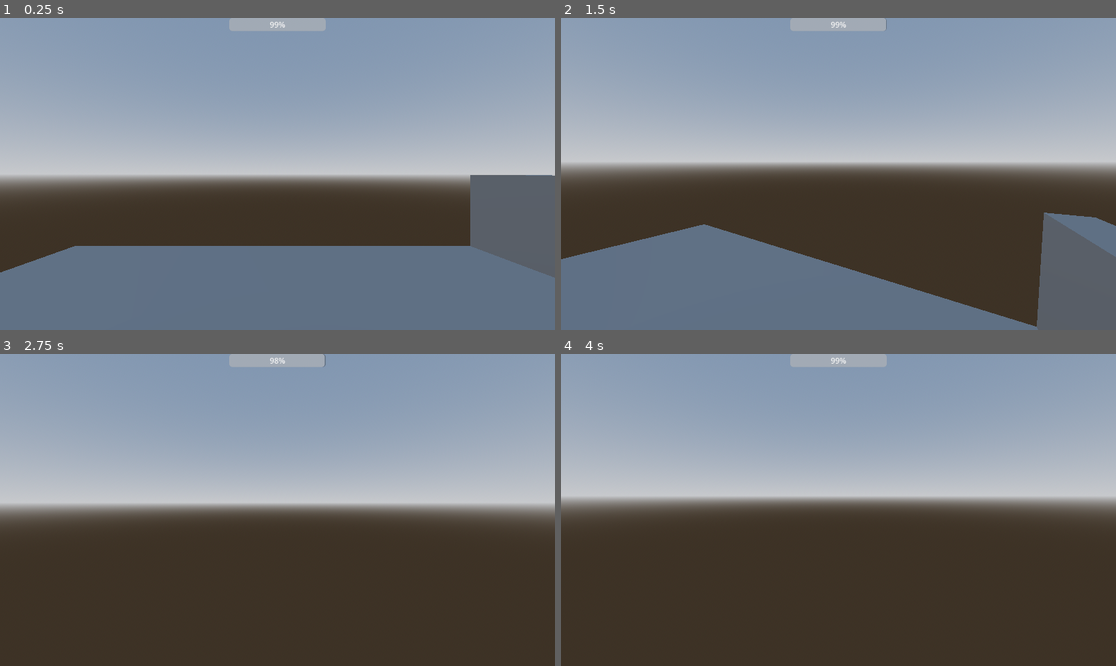
Above: before the commit, frames 1-4 (two rows, left to right).
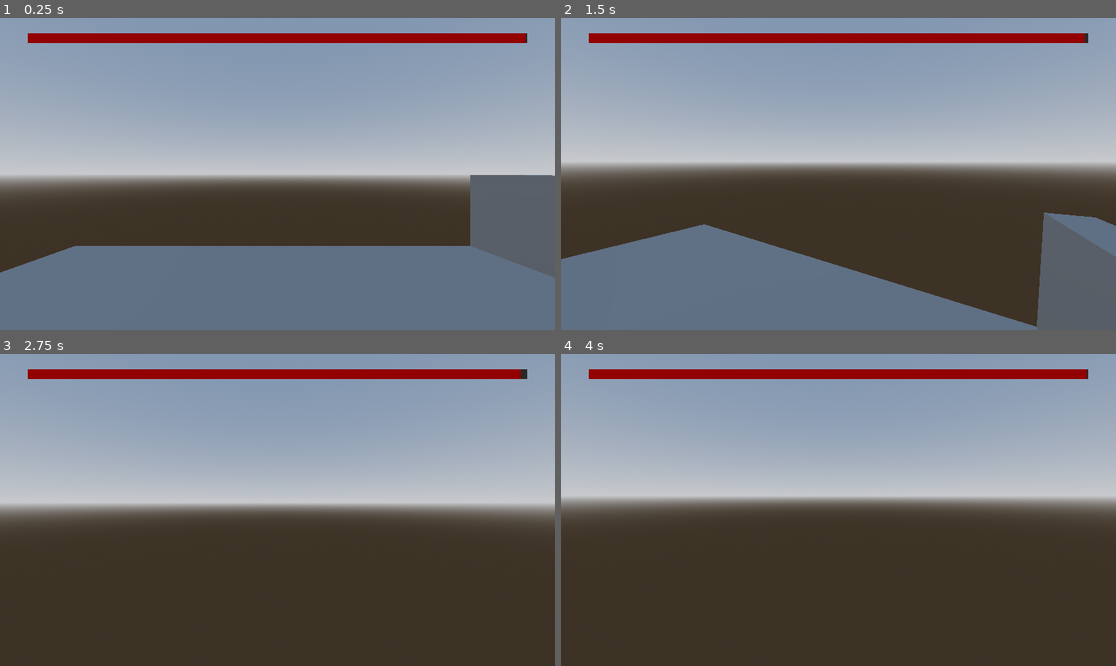
Above: after the commit, the same moments.

Repository: enigma999/Critical-Take-Over
Game: Godot game, scene res://scenes/game.tscn
Same seed, same stepped clock (60 frames per second), same inputs: the game is played once before the commit and once after it.
Inputs (mouse positions are in pixels of both pictures, inside the frame that each line leads up to):
- Up to frame 1 (0.25 s): no input
- Up to frame 2 (1.5 s): tap Enter (ui_accept) at 0.5 s; move the mouse to (960, 158) at 0.52 s; hold D (right) 0.53-1.28 s; click (960, 158) at 0.67 s; tap Space (jump) at 0.77 s; move the mouse to (810, 174) at 1.27 s; hold W (forward) from 1.28 s (still down)
- Up to frame 3 (2.75 s): keep holding W (forward); tap Space (jump) at 1.52 s; move the mouse to (288, 503) at 2.02 s
- Up to frame 4 (4 s): keep holding W (forward); tap Enter (ui_accept) at 2.75, 3.5 s; move the mouse to (832, 516) at 2.77 s; tap Space (jump) at 3.02, 3.77 s; move the mouse to (877, 513) at 3.52 s

The runs differ from the first frame. In frame 1, 3.5% of the frame differs, in the area x 5-95%, y 0-9%; in frame 2, 3.5%; in frame 3, 3.5%; in frame 4, 3.5%.

Commit message:
removed debug code

Diff:
--- a/scenes/ui/ui.tscn
+++ b/scenes/ui/ui.tscn
@@ -1,6 +1,12 @@
-[gd_scene load_steps=3 format=3 uid="uid://ryqfpwfl7coq"]
+[gd_scene load_steps=5 format=3 uid="uid://ryqfpwfl7coq"]
 
 [ext_resource type="Script" path="res://scripts/ui.gd" id="1_8ocy4"]
+
+[sub_resource type="StyleBoxFlat" id="StyleBoxFlat_e1jwr"]
+bg_color = Color(0.162066, 0.162066, 0.162065, 1)
+
+[sub_resource type="StyleBoxFlat" id="StyleBoxFlat_t3vye"]
+bg_color = Color(0.572824, 0, 0, 1)
 
 [sub_resource type="GDScript" id="GDScript_kfn0q"]
 script/source = "extends ProgressBar
@@ -21,16 +27,25 @@
 [node name="UI" type="CanvasLayer"]
 script = ExtResource("1_8ocy4")
 
-[node name="top center" type="HBoxContainer" parent="."]
-anchors_preset = 10
-anchor_right = 1.0
-offset_bottom = 27.0
+[node name="top center" type="BoxContainer" parent="."]
+anchors_preset = -1
+anchor_left = 0.05
+anchor_top = 0.05
+anchor_right = 0.95
+anchor_bottom = 0.95
 grow_horizontal = 2
+grow_vertical = 2
+size_flags_horizontal = 3
+size_flags_vertical = 4
+metadata/_edit_use_anchors_ = true
 
 [node name="Bleed Bar" type="ProgressBar" parent="top center"]
-custom_minimum_size = Vector2(200, 0)
+custom_minimum_size = Vector2(200, 20)
 layout_mode = 2
-size_flags_horizontal = 6
+size_flags_horizontal = 3
+theme_override_styles/background = SubResource("StyleBoxFlat_e1jwr")
+theme_override_styles/fill = SubResource("StyleBoxFlat_t3vye")
 step = 0.1
 value = 100.0
+show_percentage = false
 script = SubResource("GDScript_kfn0q")
--- a/scripts/game_controller.gd
+++ b/scripts/game_controller.gd
@@ -1,9 +1,10 @@
 extends Node
 
 @onready var UI = $UI
-var bleedStep: float = 1
+@export var bleedStep: float = 1
+@export var bleedMax: float = 100
 var bleedValue: float
-var bleedMax: float = 100
+
 
 # Called when the node enters the scene tree for the first time.
 func _ready() -> void:
